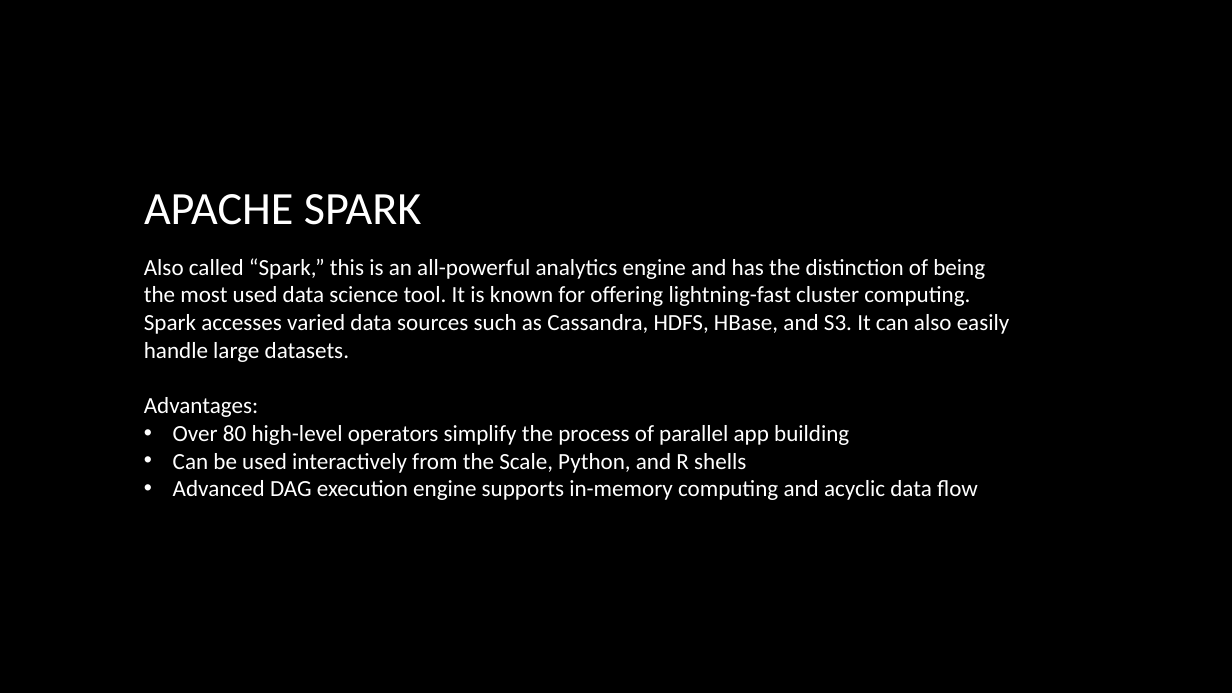
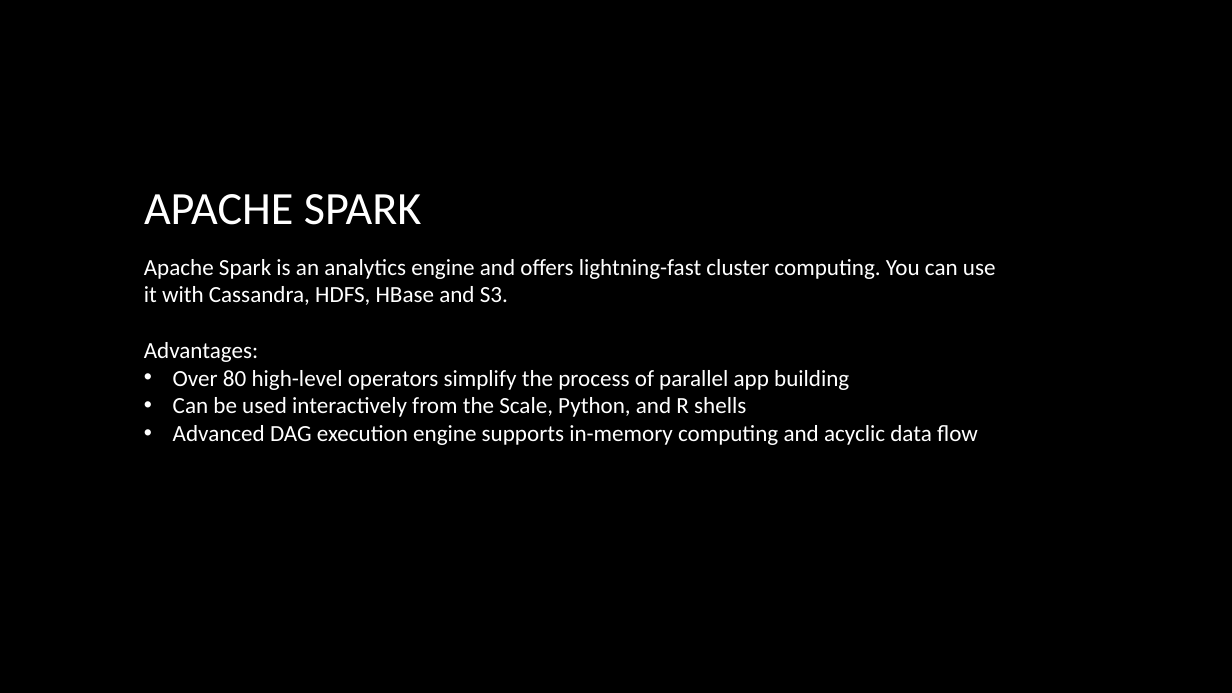
Before and after one commit to dalikey/portfolio-data-science, a slide deck: slide 3 of Most popular Data Science tools.pptx. Drawn at 1232x693 pixels with LibreOffice and Linux fonts; fonts in the diff are those of the drawing; background and template pictures are left out. Boxes give left, top, right and bottom in pixels: in the first picture for what was removed or moved away, otherwise in the second. Text is boxed around its words. In the diff, an @@ line names an element or a change of style, - is before the commit and + after.

```diff
--- a/Most popular Data Science tools.pptx
+++ b/Most popular Data Science tools.pptx
@@ text at bbox=[144, 259, 996, 305]: text changed @@
-Also called “Spark,” this is an all-powerful analytics engine and has the distinction of being the most used data science tool. It is known for offering lightning-fast cluster computing. Spark accesses varied data sources such as Cassandra, HDFS, HBase, and S3. It can also easily handle large datasets.
+Apache Spark is an analytics engine and offers lightning-fast cluster computing. You can use it with Cassandra, HDFS, HBase and S3.
```
Also in this commit, not shown: 8 other slides changed, 1 other file.
